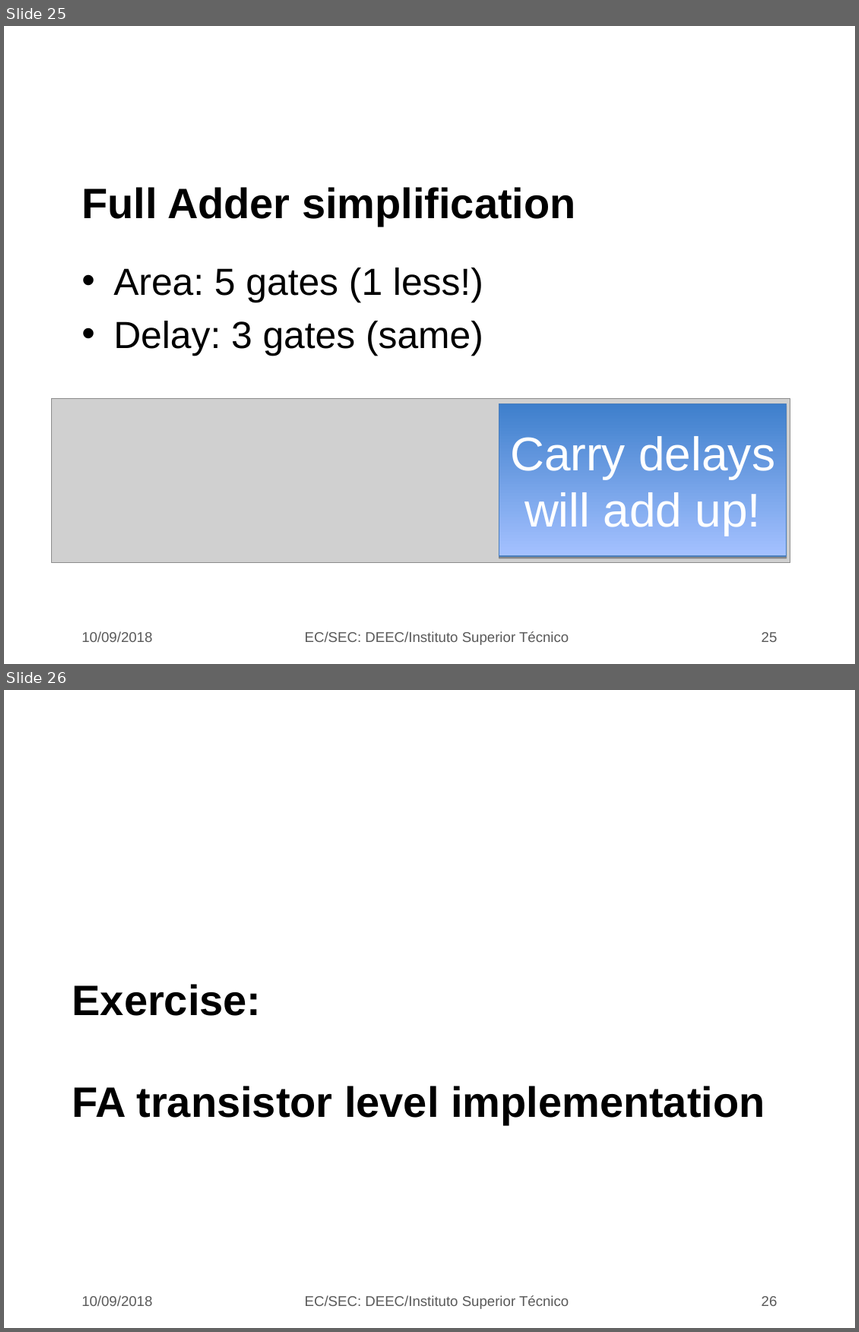
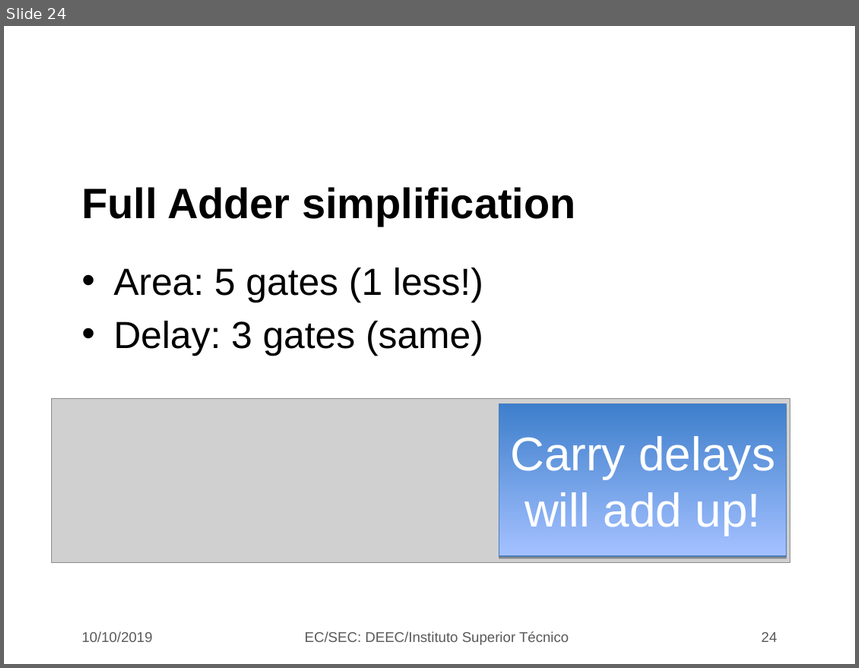
Before and after one commit to jjts/ist-sec, a slide deck: lectures/l7_adders_i/l7.odp. Shown one above the other, each under a label of ours: slides 25 and 26 before the commit, slide 24 after it. The pictures are 859x1332 and 859x668 pixels, drawn with LibreOffice and Linux fonts; fonts in the diff are those of the drawing; grey boxes stand for pictures; background and template pictures are left out. Boxes give left, top, right and bottom in pixels: in the first picture for what was removed or moved away, otherwise in the second. Text is boxed around its words. In the diff, an @@ line names an element or a change of style, - is before the commit and + after.

```diff
--- a/lectures/l7_adders_i/l7.odp
+++ b/lectures/l7_adders_i/l7.odp
@@ slide 26 removed at box(4, 690, 855, 1328), background picture (left out) @@
@@ title removed at box(72, 984, 765, 1125) @@
-Exercise:
-FA transistor level implementation
@@ text removed at box(82, 1296, 152, 1306) @@
-10/09/2018
@@ text removed at box(305, 1296, 569, 1309) @@
-EC/SEC: DEEC/Instituto Superior Técnico
@@ page number removed at box(762, 1296, 778, 1306) @@
-26
@@ what was slide 25 is now slide 24 @@
@@ slide 24 changed as well @@
@@ text at box(82, 632, 152, 642): text changed @@
-10/09/2018
+10/10/2019
@@ page number at box(762, 632, 778, 642): text changed @@
-25
+24
```
Also in this commit, not shown: 30 other slides changed, 1 slide added, 1 other slide removed.
